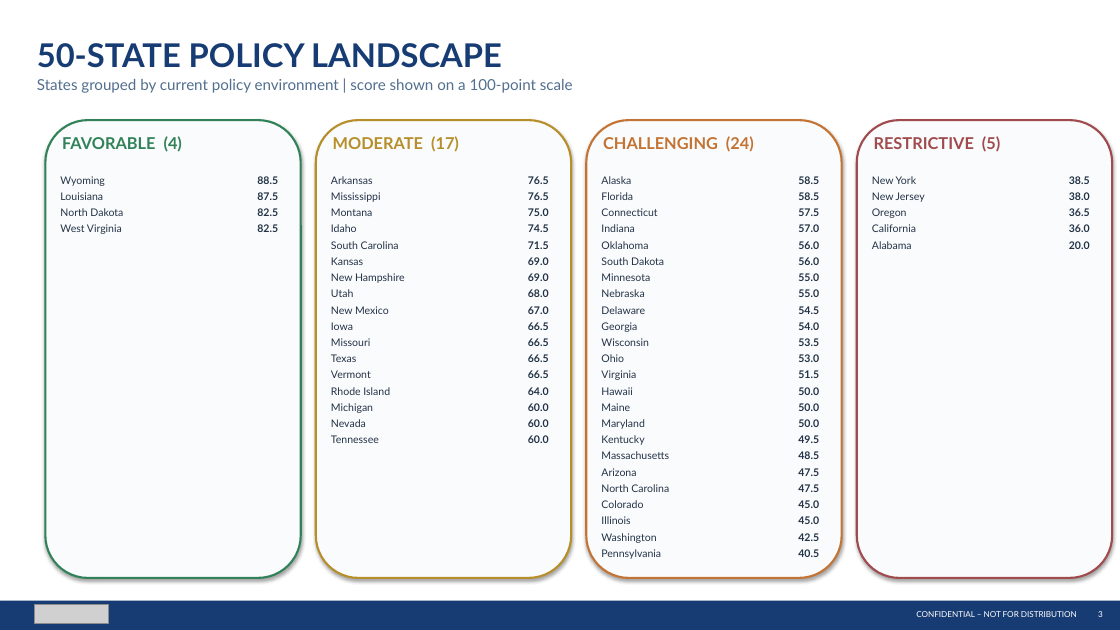
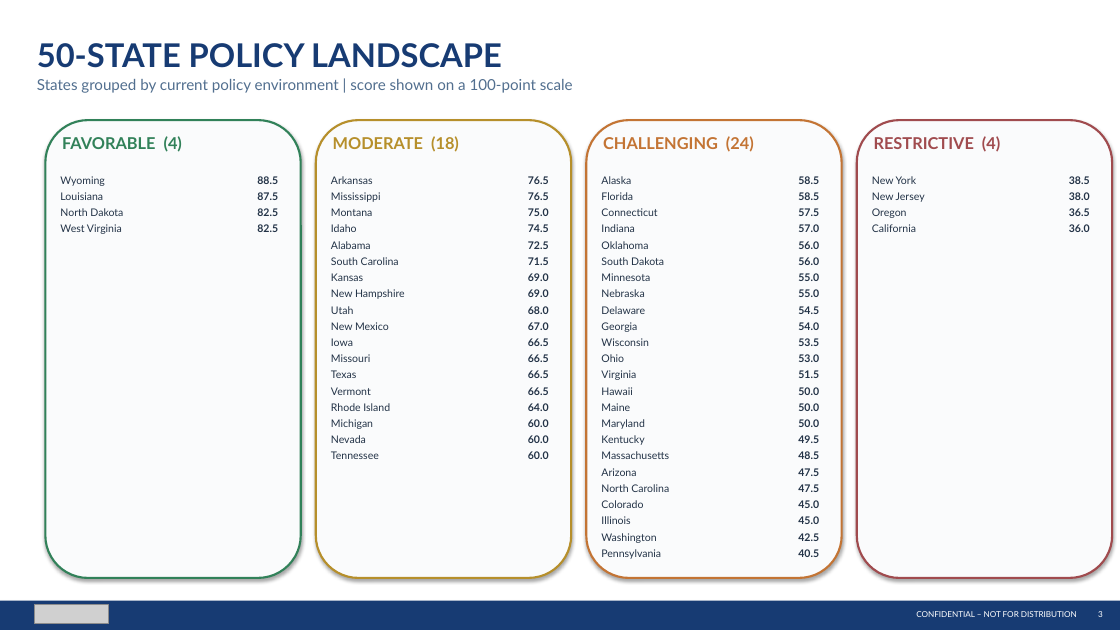
Before and after one commit to jaychittooran-spec/datacenter-map, a slide deck: slide 3 of STACK_Policy_Intelligence_Updated.pptx. Drawn at 1120x630 pixels with LibreOffice and Linux fonts; fonts in the diff are those of the drawing; grey boxes stand for pictures. Boxes give left, top, right and bottom in pixels: in the first picture for what was removed or moved away, otherwise in the second. Text is boxed around its words. In the diff, an @@ line names an element or a change of style, - is before the commit and + after.

```diff
--- a/STACK_Policy_Intelligence_Updated.pptx
+++ b/STACK_Policy_Intelligence_Updated.pptx
@@ text at [333,136,459,152]: text changed @@
-MODERATE (17)
+MODERATE (18)
@@ text at [874,136,1000,152]: text changed @@
-RESTRICTIVE (5)
+RESTRICTIVE (4)
@@ text "Alabama": place and size @@
-text "Alabama" at [872,241,912,249]
+text "Alabama" at [331,241,371,249]
@@ text removed at [1069,241,1090,249] @@
-20.0
@@ text "69.0": place and size @@
-text "69.0" at [528,257,549,265]
+text "69.0" at [528,289,549,297]
@@ text "66.5": place and size @@
-text "66.5" at [528,322,549,330]
+text "66.5" at [528,387,549,395]
@@ 17 texts: place and size @@
-17 texts at [331,241,549,443]
+17 texts at [331,257,549,459]
@@ text "60.0": place and size @@
-text "60.0" at [528,403,549,411]
+text "60.0" at [528,451,549,459]
```
Also in this commit, not shown: 2 other slides changed, 1 other file.
